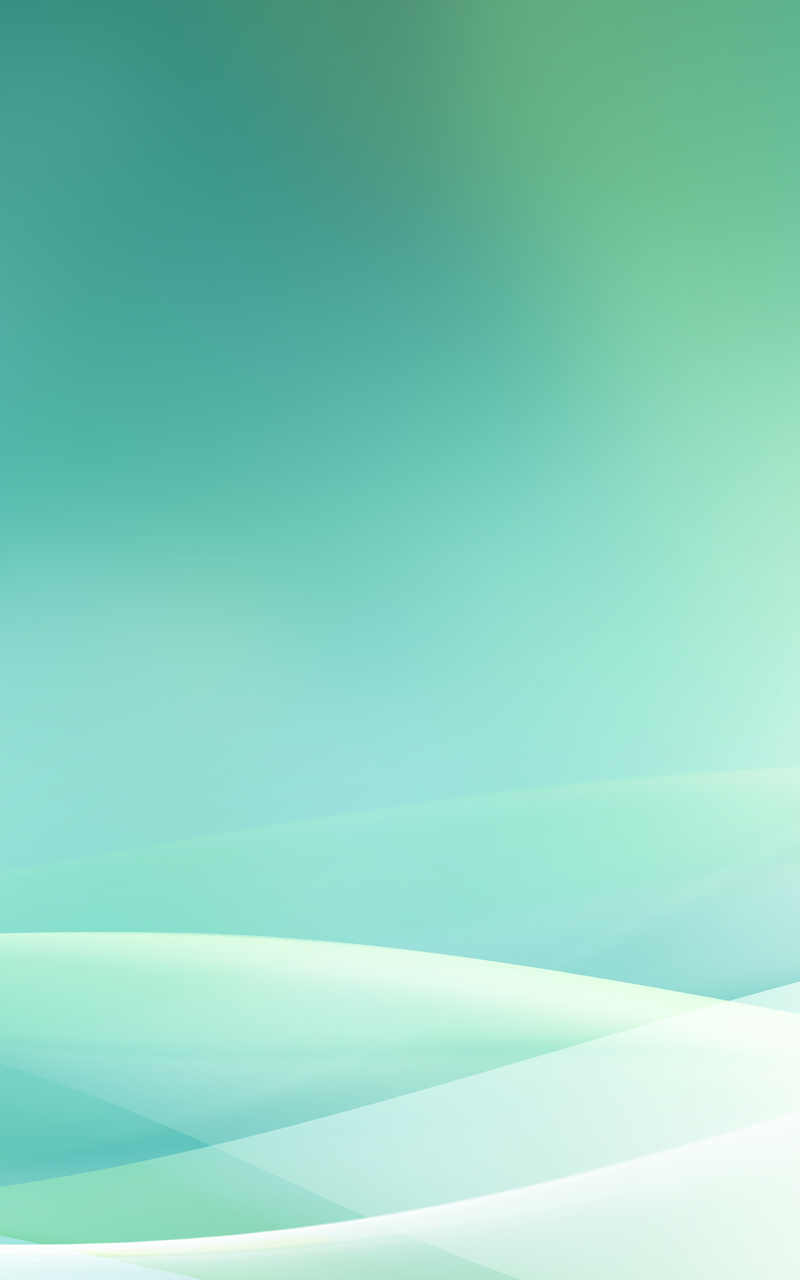
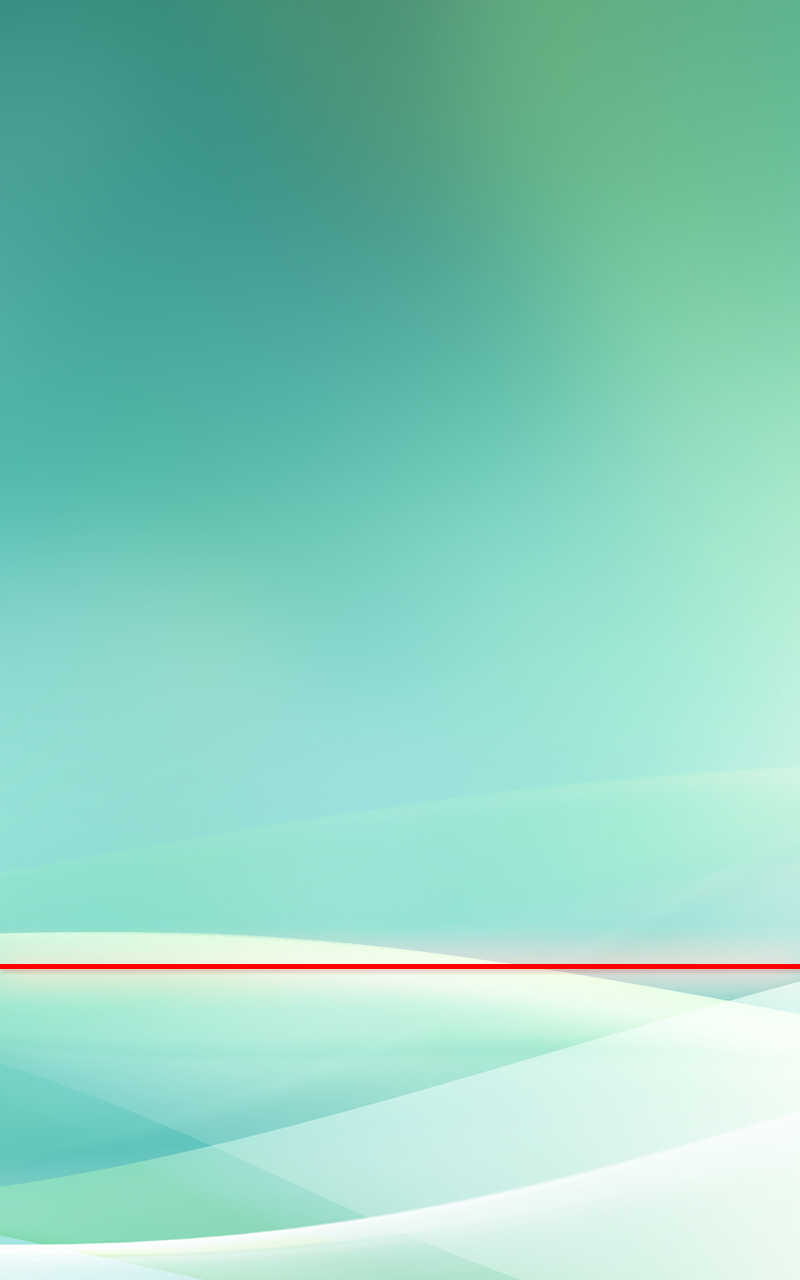
Layered file, before and after one edit (800x1280). Changes by layer:
added layer "Shape 1" above "Layer 1" over [0, 966, 800, 967]
